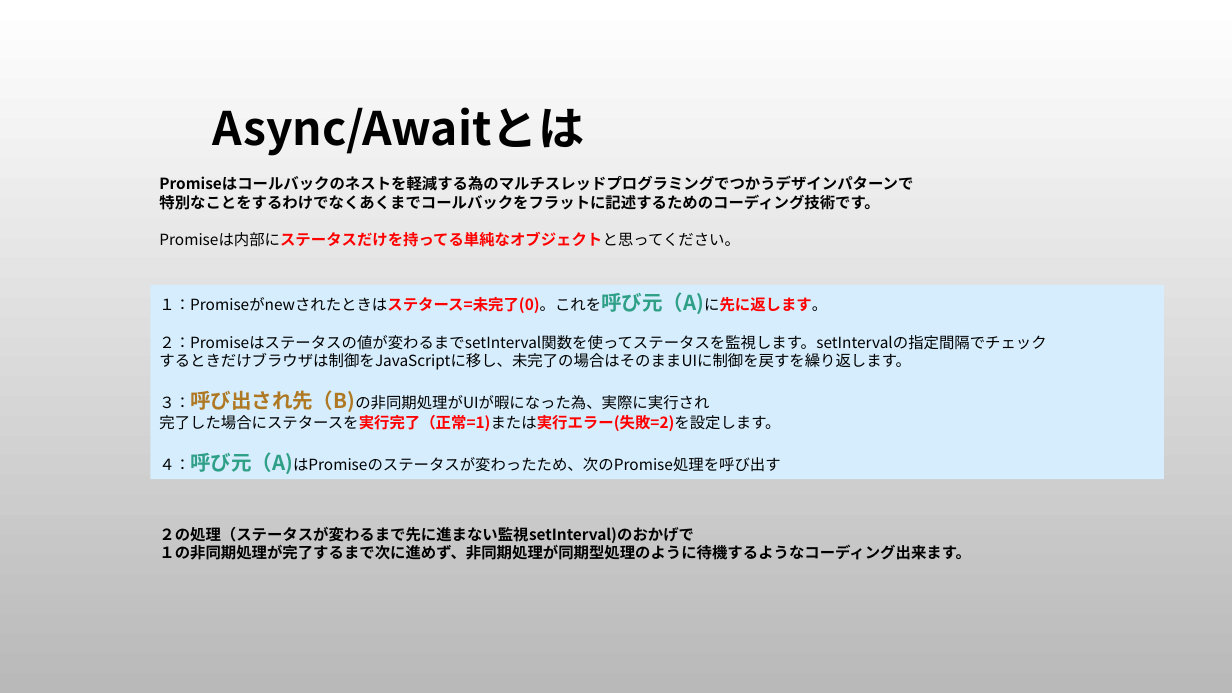
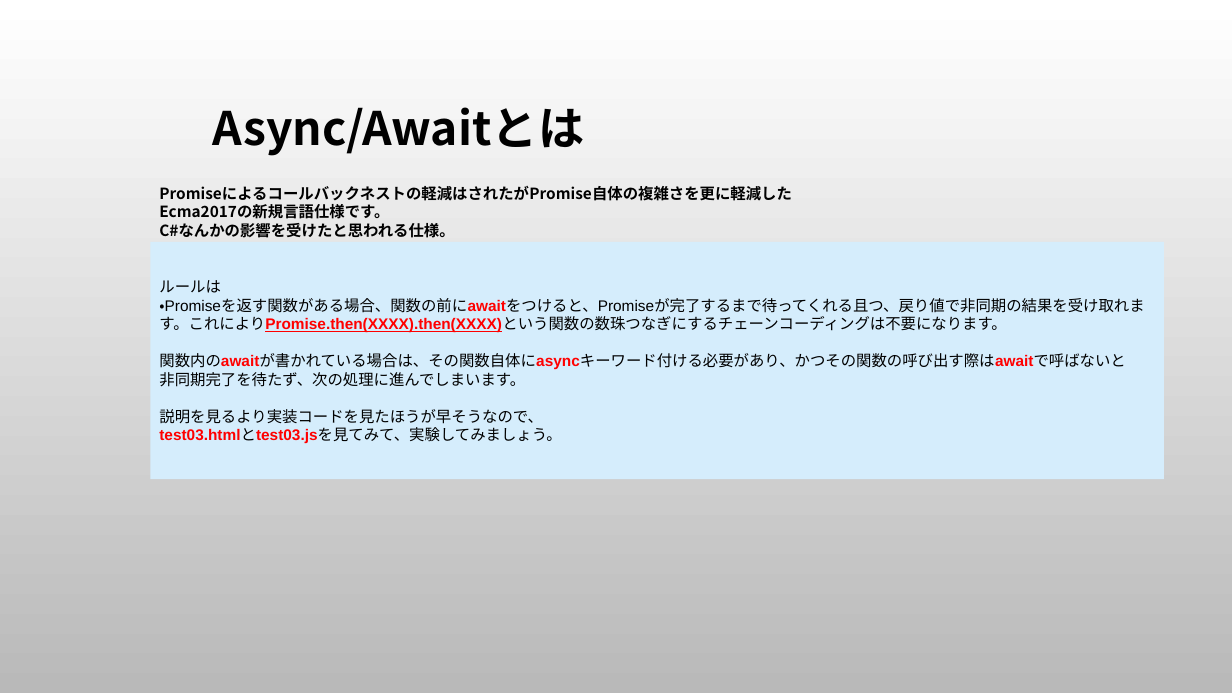
Before and after one commit to hideki-uemura/jsasync_question, a slide deck: slide 20 of 本当は難しいJavaScriptの話.pptx. Drawn at 1232x693 pixels with LibreOffice and Linux fonts; fonts in the diff are those of the drawing; background and template pictures are left out. Boxes give left, top, right and bottom in pixels: in the first picture for what was removed or moved away, otherwise in the second. Text is boxed around its words. In the diff, an @@ line names an element or a change of style, - is before the commit and + after.

```diff
--- a/本当は難しいJavaScriptの話.pptx
+++ b/本当は難しいJavaScriptの話.pptx
@@ text at [159, 186, 792, 238]: text changed @@
-Promiseはコールバックのネストを軽減する為のマルチスレッドプログラミングでつかうデザインパターンで
-特別なことをするわけでなくあくまでコールバックをフラットに記述するためのコーディング技術です。
-Promiseは内部にステータスだけを持ってる単純なオブジェクトと思ってください。
+Promiseによるコールバックネストの軽減はされたがPromise自体の複雑さを更に軽減した
+Ecma2017の新規言語仕様です。
+C#なんかの影響を受けたと思われる仕様。
@@ rectangle "ルールは": place and size @@
-rectangle "ルールは" at [151, 285, 1165, 479]
+rectangle "ルールは" at [151, 242, 1165, 480]
@@ text in rectangle at [159, 280, 1144, 444]: text changed; font Noto Sans CJK JP to Arial @@
-１：Promiseがnewされたときはステタース=未完了(0)。これを呼び元（A)に先に返します。
-２：Promiseはステータスの値が変わるまでsetInterval関数を使ってステータスを監視します。setIntervalの指定間隔でチェック
-するときだけブラウザは制御をJavaScriptに移し、未完了の場合はそのままUIに制御を戻すを繰り返します。
-３：呼び出され先（B)の非同期処理がUIが暇になった為、実際に実行され
-完了した場合にステタースを実行完了（正常=1)または実行エラー(失敗=2)を設定します。
-４：呼び元（A)はPromiseのステータスが変わったため、次のPromise処理を呼び出す
+ルールは
+・Promiseを返す関数がある場合、関数の前にawaitをつけると、Promiseが完了するまで待ってくれる且つ、戻り値で非同期の結果を受け取れます。これによりPromise.then(XXXX).then(XXXX)という関数の数珠つなぎにするチェーンコーディングは不要になります。
+関数内のawaitが書かれている場合は、その関数自体にasyncキーワード付ける必要があり、かつその関数の呼び出す際はawaitで呼ばないと
+非同期完了を待たず、次の処理に進んでしまいます。
+説明を見るより実装コードを見たほうが早そうなので、
+test03.htmlとtest03.jsを見てみて、実験してみましょう。
@@ text removed at [159, 527, 971, 560] @@
-２の処理（ステータスが変わるまで先に進まない監視setInterval)のおかげで
-１の非同期処理が完了するまで次に進めず、非同期処理が同期型処理のように待機するようなコーディング出来ます。
```
Also in this commit, not shown: 4 other slides changed, 1 other file.
